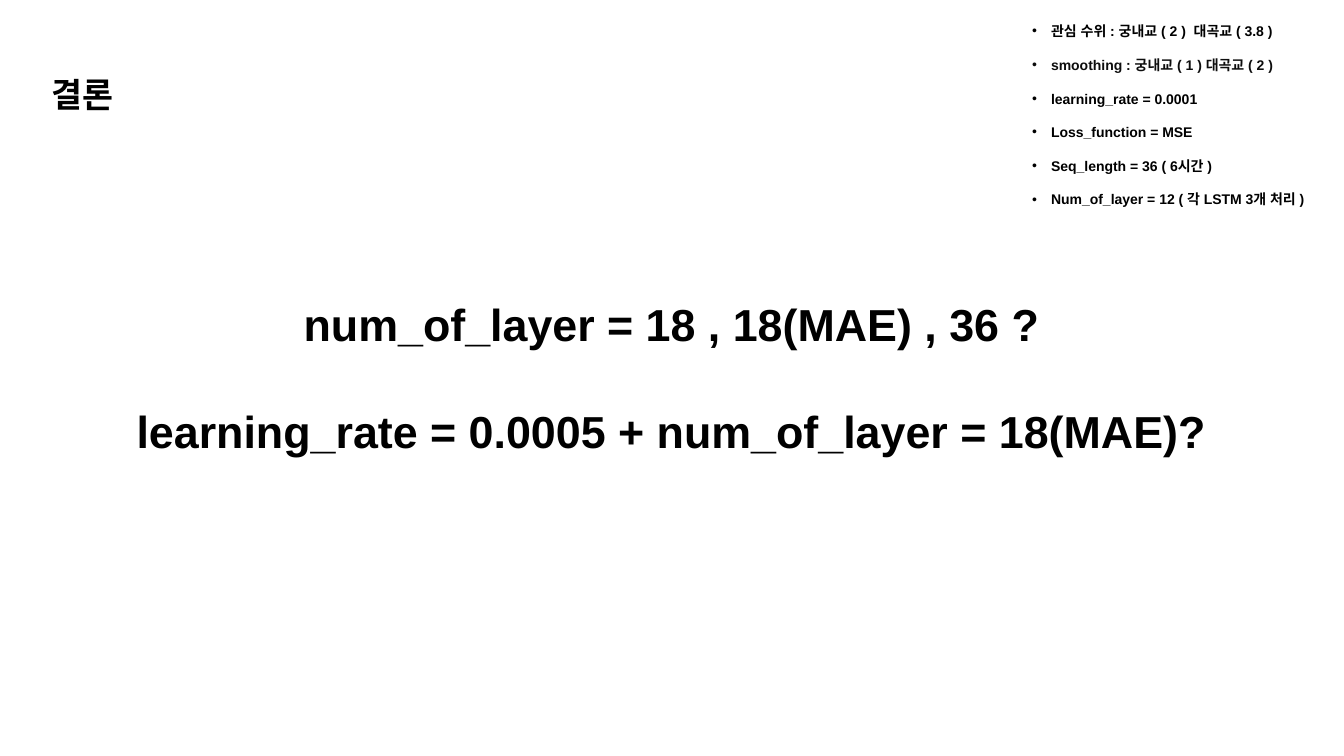
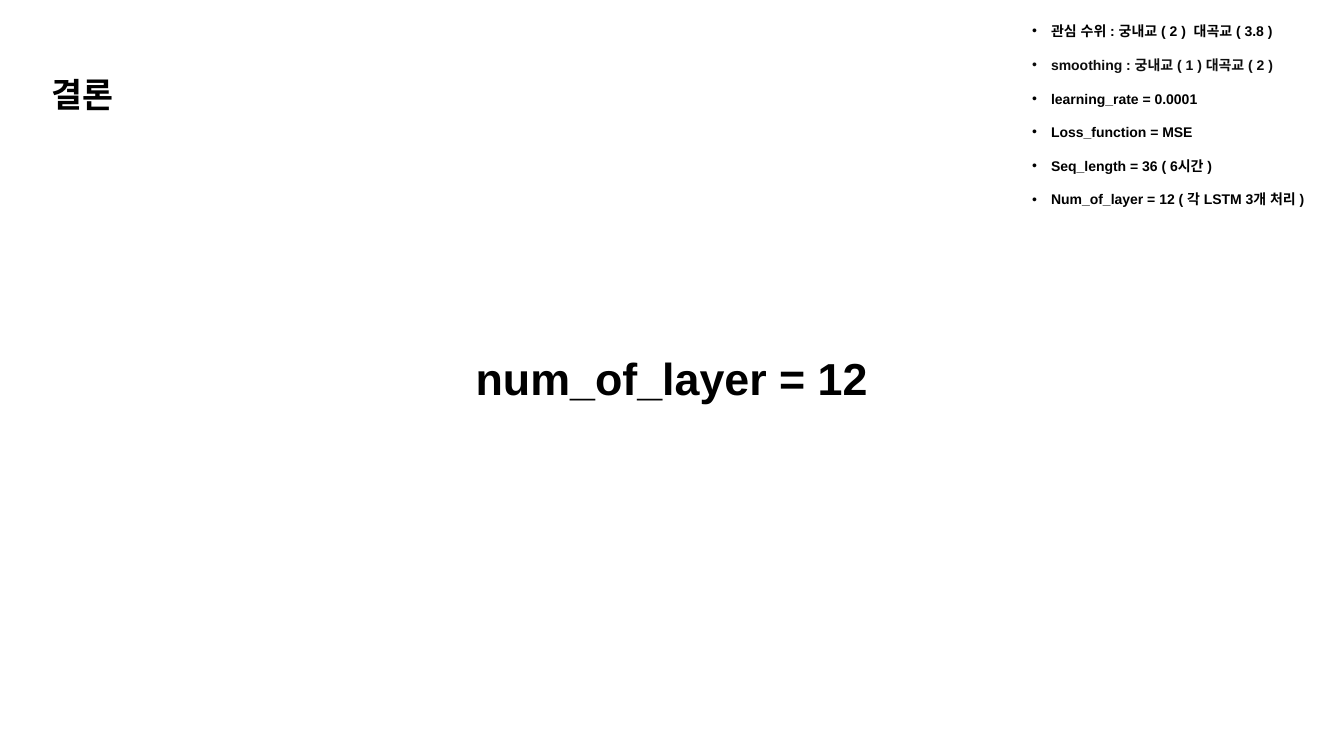
Before and after one commit to JEONGMIN0000/TrainDataCreater_LSTM, a slide deck: slide 26 of ParallelLSTM/result/성능개선 3 대곡교.pptx. Drawn at 1344x756 pixels with LibreOffice and Linux fonts; fonts in the diff are those of the drawing. Boxes give left, top, right and bottom in pixels: in the first picture for what was removed or moved away, otherwise in the second. Text is boxed around its words. In the diff, an @@ line names an element or a change of style, - is before the commit and + after.

```diff
--- a/ParallelLSTM/result/성능개선 3 대곡교.pptx
+++ b/ParallelLSTM/result/성능개선 3 대곡교.pptx
@@ text at (476, 362, 868, 404): text changed @@
-num_of_layer = 18 , 18(MAE) , 36 ?
-learning_rate = 0.0005 + num_of_layer = 18(MAE)?
+num_of_layer = 12
```
Also in this commit, not shown: 11 other slides changed, 3 other files.
